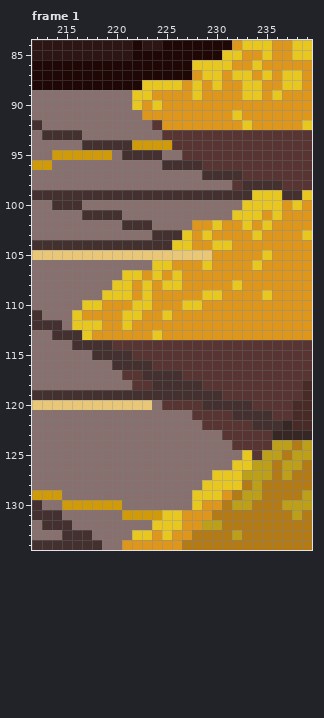
A pixel-art file gets an edit: Spires Of Trials/Assets/Sprites/Sanctum/SanctumBack.aseprite. Above, as it was before the edit.
240x135 pixels, 1 frame. Colours within 5 levels of each other are drawn and written as one. Shown: frame 1: x 212..239, y 84..134. The commit also changed other frames or places, which this record leaves out.
The same view after the edit:
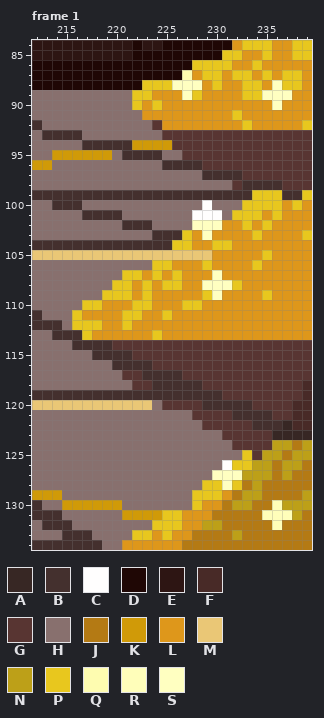
Palette (. is transparent): A #372724  B #44302e  C #fffefe  D #1f0705  E #2d1513  F #482a27  G #583532  H #88706e  J #b47a14  K #d09a08  L #de971b  M #eac776  N #bda018  P #e8c71e  Q #fefcb0  R #fffeba  S #ffffc1
What changed:
layer "Flattened" now hidden
layer "Flattened Copy" now shown
layer "Layer 37" opacity 100% addition added
Frame 1, layer "Layer 37":
Colour C replaces colour H in row 100 at x 229; in row 101 at x 228 to 230; in row 126 at x 231.
Colour Q replaces colour D in row 87 at x 227.
Colour R replaces colour J in row 130 at x 236; in row 131 at x 235 to 237; in row 132 at x 236.
Colour S replaces colour L in row 88 at x 227 and 236; in row 89 at x 227, 235 and 237; in row 90 at x 236; in row 102 at x 228 to 229; in row 107 at x 230; in row 108 at x 229 to 231.
Colour S replaces colour P in row 88 at x 226 and 228; in row 89 at x 236; in row 102 at x 230; in row 103 at x 229; in row 109 at x 230; in row 127 at x 230 to 232.
Colour S replaces colour P in row 128 at x 231.
Pixel boxes of the changes (left, top, right, bottom) in both pictures:
changed: (172, 70, 202, 100)
changed: (262, 80, 292, 110)
changed: (192, 200, 232, 300)
changed: (212, 460, 292, 530)
